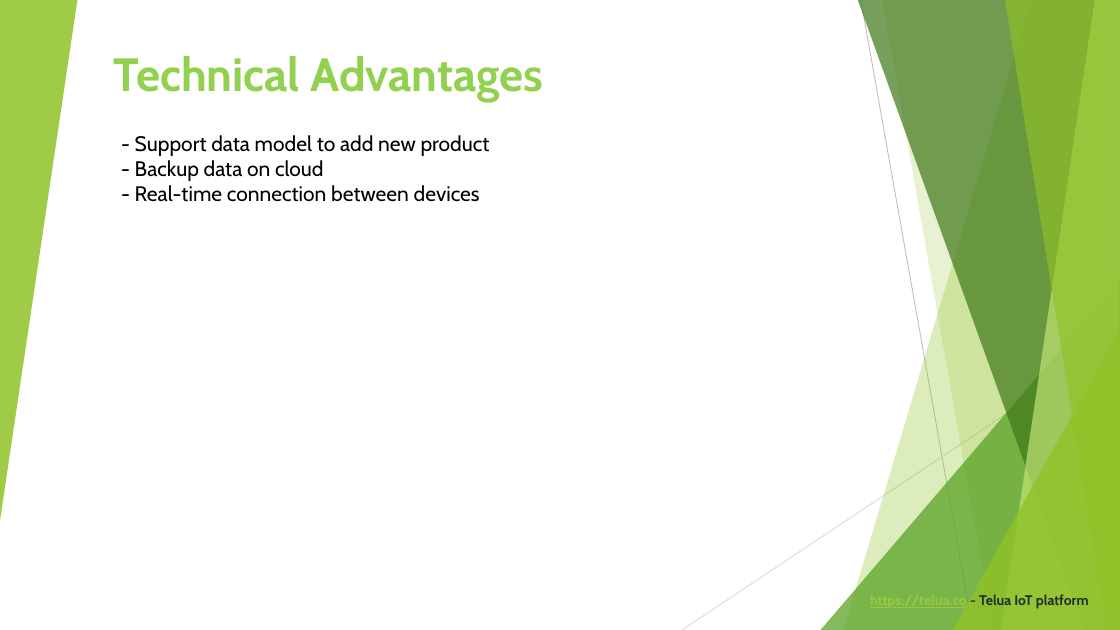
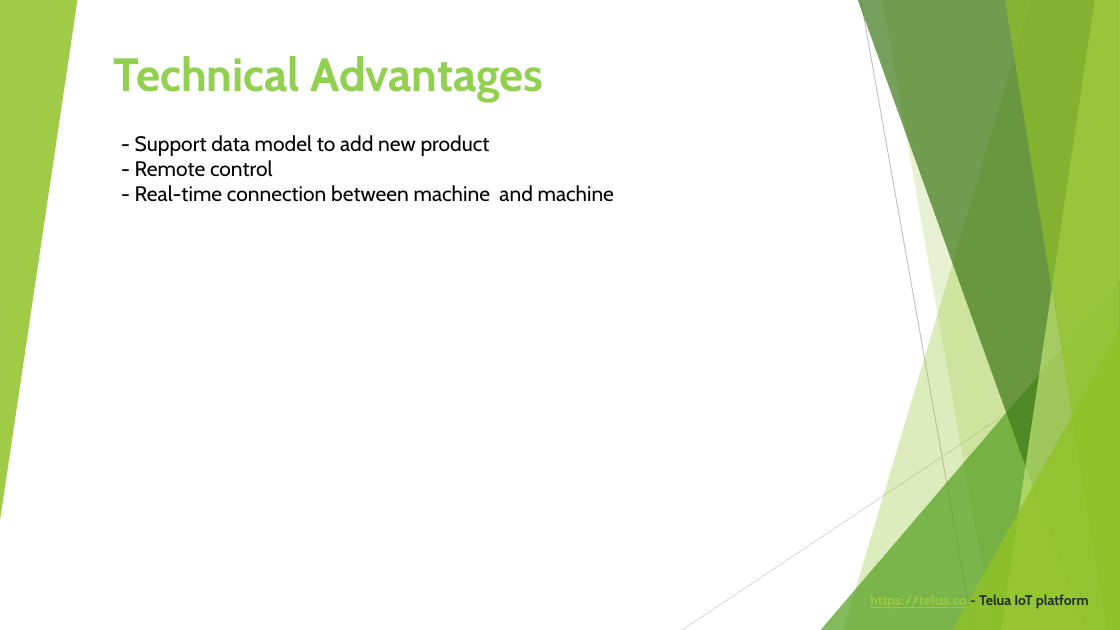
Before and after one commit to letrthong/telua_esp32_sensor, a slide deck: slide 5 of esp32_hardware/Telua_Pitch_Deck.pptx. Drawn at 1120x630 pixels with LibreOffice and Linux fonts; fonts in the diff are those of the drawing. Boxes give left, top, right and bottom in pixels: in the first picture for what was removed or moved away, otherwise in the second. Text is boxed around its words. In the diff, an @@ line names an element or a change of style, - is before the commit and + after.

```diff
--- a/esp32_hardware/Telua_Pitch_Deck.pptx
+++ b/esp32_hardware/Telua_Pitch_Deck.pptx
@@ text at (x1=135, y1=160, x2=614, y2=202): text changed @@
-- Backup data on cloud
-- Real-time connection between devices
+- Remote control
+- Real-time connection between machine and machine
```
Also in this commit, not shown: 3 other slides changed, 1 slide added, 1 other file.
